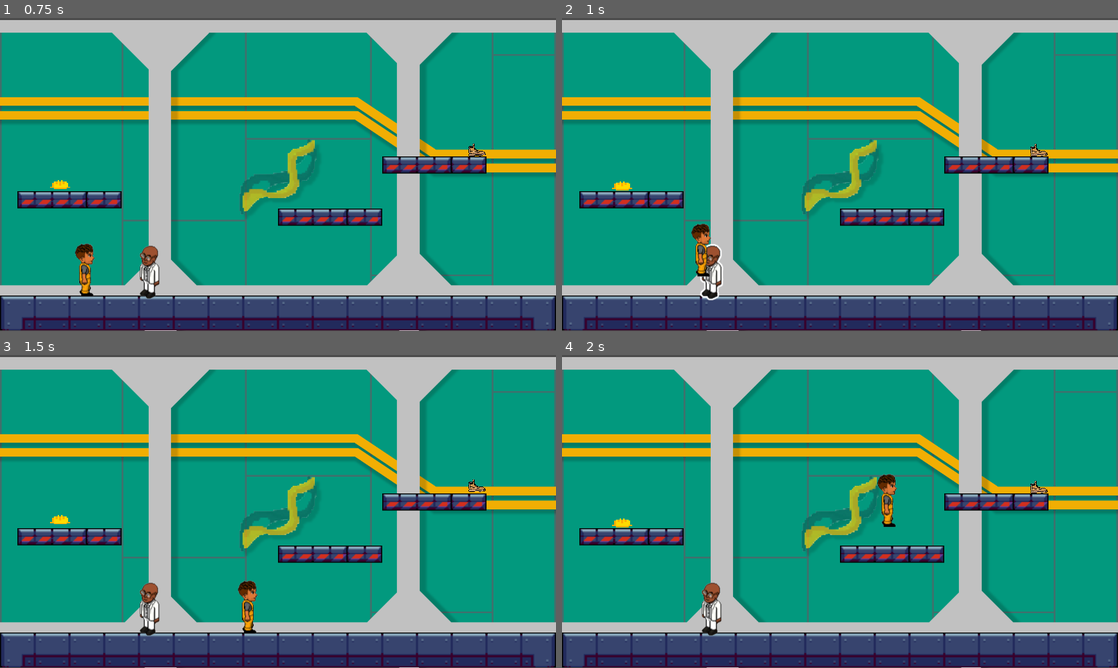
Above: before the commit, frames 1-4 (two rows, left to right).
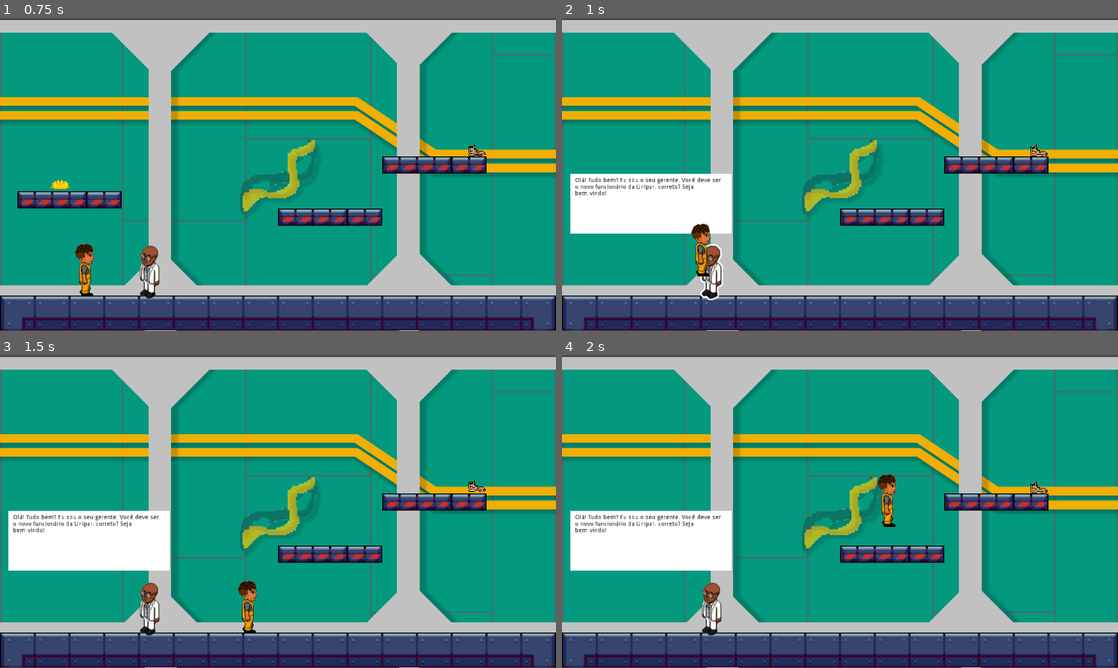
Above: after the commit, the same moments.

Repository: 2023M1T6-Inteli/grupo5
Game: Godot game, scene res://scenes/main.tscn
Two runs of this game, one before a commit and one after it. Both use one fixed random seed, a clock stepped at 60 frames per second and the inputs below.
Inputs:
- Up to frame 1 (0.75 s): hold D (move_right) from 0.53 s (still down); hold E (interact) from 0.53 s (still down)
- Up to frame 2 (1 s): keep holding D (move_right); keep holding E (interact); tap W (jump) at 0.77 s
- Up to frame 3 (1.5 s): keep holding D (move_right); release E (interact) at 1.28 s; tap E (interact) at 1.35 s
- Up to frame 4 (2 s): keep holding D (move_right); tap W (jump) at 1.52 s

Frame 1 is identical in both runs. In frame 2, 5.5% of the frame differs, in the area x 1-31%, y 49-69%; in frame 3, 5.5%; in frame 4, 5.5%.

Commit message:
feat: dialog box with npc

Diff:
--- /dev/null
+++ b/src/scenes/Dialog_box.tscn
@@ -0,0 +1,95 @@
+[gd_scene load_steps=5 format=2]
+
+[ext_resource path="res://Assets/Photo/pngtree-an-old-chinese-doctor-in-a-white-lab-coat-during-the-image_792525.jpg" type="Texture" id=1]
+[ext_resource path="res://Scripts/Dialog_box.gd" type="Script" id=2]
+[ext_resource path="res://Assets/Photo/icon.png" type="Texture" id=3]
+
+[sub_resource type="Theme" id=1]
+LinkButton/colors/font_color = Color( 0.0627451, 0.0588235, 0.0588235, 1 )
+LinkButton/colors/font_color_focus = Color( 0.0431373, 0.0431373, 0.0431373, 1 )
+LinkButton/colors/font_color_hover = Color( 0.0509804, 0.0470588, 0.0470588, 1 )
+LinkButton/colors/font_color_pressed = Color( 0.0705882, 0.0666667, 0.0666667, 1 )
+
+[node name="Dialog_box" type="Control"]
+anchor_right = 1.0
+anchor_bottom = 1.0
+theme = SubResource( 1 )
+script = ExtResource( 2 )
+
+[node name="ColorRect" type="ColorRect" parent="."]
+anchor_top = 1.0
+anchor_right = 1.0
+anchor_bottom = 1.0
+margin_top = -106.0
+
+[node name="photo" type="TextureRect" parent="."]
+anchor_top = 1.0
+anchor_bottom = 1.0
+margin_left = 47.0
+margin_top = -140.0
+margin_right = 139.0
+margin_bottom = -52.0
+
+[node name="Icon" type="Sprite" parent="photo"]
+position = Vector2( 23.1572, 20.0312 )
+scale = Vector2( 0.168836, 0.202816 )
+texture = ExtResource( 1 )
+
+[node name="name" type="Label" parent="."]
+margin_left = 130.0
+margin_top = 620.0
+margin_right = 470.0
+margin_bottom = 635.0
+custom_colors/font_color = Color( 0.00392157, 0.00392157, 0.00392157, 1 )
+text = "QUÍMICO EXPERIENTE"
+autowrap = true
+
+[node name="questions" type="Label" parent="."]
+anchor_top = 1.0
+anchor_right = 1.0
+anchor_bottom = 1.0
+margin_left = 142.0
+margin_top = -78.0
+margin_right = -24.0
+margin_bottom = -49.0
+custom_colors/font_color = Color( 0, 0, 0, 1 )
+text = "Teste de Pergunta"
+autowrap = true
+
+[node name="escolhas" type="VBoxContainer" parent="."]
+margin_left = 152.0
+margin_top = 688.0
+margin_right = 694.0
+margin_bottom = 738.0
+
+[node name="Label" type="Label" parent="escolhas"]
+margin_right = 542.0
+margin_bottom = 14.0
+custom_colors/font_color = Color( 0.0352941, 0.0352941, 0.0352941, 1 )
+text = "Escolha 1"
+autowrap = true
+
+[node name="Label2" type="Label" parent="escolhas"]
+margin_top = 18.0
+margin_right = 542.0
+margin_bottom = 32.0
+custom_colors/font_color = Color( 0.0352941, 0.0352941, 0.0352941, 1 )
+text = "Escolha 2"
+autowrap = true
+
+[node name="Label3" type="Label" parent="escolhas"]
+margin_top = 36.0
+margin_right = 542.0
+margin_bottom = 50.0
+custom_colors/font_color = Color( 0.0352941, 0.0352941, 0.0352941, 1 )
+text = "Escolha 3"
+autowrap = true
+
+[node name="proximo" type="TextureButton" parent="."]
+margin_left = 1185.0
+margin_top = 647.0
+margin_right = 1249.0
+margin_bottom = 711.0
+texture_normal = ExtResource( 3 )
+
+[connection signal="pressed" from="proximo" to="." method="_on_proximo_pressed"]
--- /dev/null
+++ b/src/scenes/dialog.gd
@@ -0,0 +1,39 @@
+extends Node2D
+var dialog_box = preload("res://scenes/Dialog_box.tscn")
+var inst = null
+var on_screen = false
+var current_dialog = 0
+
+var dialogue := {
+	0 : {
+		"name"  : "Químico Experiente",
+		"photo" : "velho_de_valeco.png",
+		"question" : "Olá! Tudo bem? Eu sou o seu gerente. Você deve ser o novo funcionário da Unipar, correto? Seja bem-vindo!",
+		"options"  : [
+			{"text" : "Olá! Sou eu mesmo. O novo funcionário! Estou aqui para aprender sobre o dia a dia na empresa e quais protocolos devo seguir para manter a minha segurança .", "next": 1 },
+		]
+	},
+
+	1 : {
+		"name"  : "Químico Experiente",
+		"photo" : "velho_de_valeco.png",
+		"question" : "Certo! Você já pode conhecer as áreas da nossa fábrica e suas regras. Mas antes, pegue os EPI's e fique seguro! Ocorreu um acidente em uma fábrica de uma de nossas concorrentes aqui em Camaçari e não queremos que o mesmo acnteça aqui! Vamos lá! Você tem muito a fazer! ",
+		"options"  : [
+			{"text" : "Pode deixar! Estou super confiante para o primeiro dia!.", "next": -1 },
+		]
+	},
+}
+
+func start_dialog() -> void:
+	on_screen = false
+	inst = dialog_box.instance()
+	inst.conversation_data = dialogue
+	$ui_canvas/Control.add_child(inst)
+
+func change_dialog():
+
+func _input(event: InputEvent) -> void:
+	if event.is_action_pressed("interact"):
+		inst = dialog_box.instance()
+		inst.conversation_data = dialogue
+		$ui_canvas/Control.add_child(inst)
--- /dev/null
+++ b/src/scenes/dialog.tscn
@@ -0,0 +1,12 @@
+[gd_scene load_steps=2 format=2]
+
+[ext_resource path="res://scenes/dialog.gd" type="Script" id=1]
+
+[node name="dialog" type="Node2D"]
+script = ExtResource( 1 )
+
+[node name="ui_canvas" type="CanvasLayer" parent="."]
+
+[node name="Control" type="Control" parent="ui_canvas"]
+anchor_right = 1.0
+anchor_bottom = 1.0
--- a/src/scenes/main.tscn
+++ b/src/scenes/main.tscn
@@ -1709,16 +1709,16 @@
 [node name="Camera2D" type="Camera2D" parent="."]
 current = true
 
-[node name="npc_quimico" parent="." instance=ExtResource( 18 )]
-position = Vector2( -300, 227 )
-
-[node name="player" parent="." groups=["Player_cap_epi"] instance=ExtResource( 15 )]
-position = Vector2( -541, 211 )
+[node name="Cap_Epi" parent="." instance=ExtResource( 17 )]
+position = Vector2( -500, 29 )
+scale = Vector2( 1.5, 1.5 )
 
 [node name="Epi" parent="." instance=ExtResource( 16 )]
 position = Vector2( 463, -55 )
 scale = Vector2( 1.5, 1.5 )
 
-[node name="Cap_Epi" parent="." instance=ExtResource( 17 )]
-position = Vector2( -500, 29 )
-scale = Vector2( 1.5, 1.5 )
+[node name="npc_quimico" parent="." instance=ExtResource( 18 )]
+position = Vector2( -300, 227 )
+
+[node name="player" parent="." groups=["Player_cap_epi"] instance=ExtResource( 15 )]
+position = Vector2( -541, 211 )
--- a/src/scenes/npc_quimic.tscn
+++ b/src/scenes/npc_quimic.tscn
@@ -23,5 +23,30 @@
 texture = ExtResource( 3 )
 flip_h = true
 
+[node name="dialog" type="ColorRect" parent="."]
+visible = false
+margin_left = -321.0
+margin_top = -229.0
+margin_right = 51.0
+margin_bottom = -91.0
+
+[node name="RichTextLabel" type="RichTextLabel" parent="dialog"]
+margin_left = 11.0
+margin_top = 9.0
+margin_right = 356.0
+margin_bottom = 125.0
+custom_colors/default_color = Color( 0, 0, 0, 1 )
+meta_underlined = false
+text = "caixa de texto"
+fit_content_height = true
+
+[node name="Button" type="Button" parent="dialog"]
+modulate = Color( 1, 1, 1, 0 )
+margin_left = 125.0
+margin_top = 2.0
+margin_right = 373.0
+margin_bottom = 137.0
+
 [connection signal="body_entered" from="." to="." method="_on_npc_quimico_body_entered"]
 [connection signal="body_exited" from="." to="." method="_on_npc_quimico_body_exited"]
+[connection signal="pressed" from="dialog/Button" to="." method="_on_Button_pressed"]
--- /dev/null
+++ b/src/scripts/Dialog_box.gd
@@ -0,0 +1,44 @@
+extends Control
+
+onready var photo: TextureRect = $photo
+onready var nome: Label = $name
+onready var question: Label = $questions
+onready var choices: VBoxContainer = $escolhas
+
+var text_count = 1
+var conversation_data := {}
+var conversation_idx := 0
+var data
+
+func _ready() -> void:
+	_setup(conversation_idx)
+
+func _setup(section: int) -> void:
+	data = conversation_data[section]
+	nome.text = data.name
+	question.text = data.question
+	photo.texture = load("res://Assets/Photo/" + data.photo)
+
+	for child in choices.get_children():
+		child.queue_free()
+
+	for option in data.options:
+		var button = LinkButton.new()
+		button.underline = LinkButton.UNDERLINE_MODE_ON_HOVER
+		button.text = option.text
+		button.connect("pressed", self, "on_button_pressed", [option.next])
+		choices.add_child(button)
+
+
+
+func _on_button_pressed(next) -> void:
+	if next == -1:
+		queue_free()
+	else:
+		_setup(next)
+
+
+
+
+func _on_proximo_pressed():
+	_setup(text_count)
--- a/src/scripts/npc_quimic.gd
+++ b/src/scripts/npc_quimic.gd
@@ -1,7 +1,39 @@
 extends Area2D
+
+var dialogues = [
+	"Olá! Tudo bem? Eu sou o seu gerente. Você deve ser o novo funcionário da Unipar, correto? Seja bem-vindo!",
+	"Olá! Sou eu mesmo. O novo funcionário! Estou aqui para aprender sobre o dia a dia na empresa e quais protocolos devo seguir para manter a minha segurança.",
+	"Certo! Você já pode conhecer as áreas da nossa fábrica e suas regras. Mas antes, pegue os EPI's e fique seguro! Ocorreu um acidente em uma fábrica de uma de nossas concorrentes aqui em Camaçari e não queremos que o mesmo acnteça aqui! Vamos lá! Você tem muito a fazer!",
+	"Pode deixar! Estou super confiante para o primeiro dia!."
+]
+
+var can_interact = false
+var current = 0
 
 func _on_npc_quimico_body_entered(_body): # essa função detecta a entrada do player
 	$Stroke.visible = true
+	can_interact = true
 
 func _on_npc_quimico_body_exited(_body):
 	$Stroke.visible = false
+	can_interact = false
+
+func load_dialogue():
+	$dialog.visible = true
+	_on_Button_pressed()
+
+func close_dialogue():
+	$dialog.visible = false
+	current = 0
+
+func _process(_delta):
+	if (not $dialog.visible and can_interact and Input.is_action_pressed("interact")):
+		print('teste')
+		load_dialogue()
+
+func _on_Button_pressed():
+	if current >= len(dialogues):
+		close_dialogue()
+		return
+	$dialog/RichTextLabel.text = dialogues[current]
+	current += 1
--- a/src/scripts/player.gd
+++ b/src/scripts/player.gd
@@ -35,6 +35,7 @@
 		sprite.flip_h = true # inverte o sentido da sprite ao mudar de lado
 
 
+
 func _physics_process(delta):
 	get_input() # chama a função do get input (movimentação)
 	velocity.y += gravity * delta # atualiza a velocidade no eixo y com o valor da gravidade
Binary file added: src/assets/photo/icon.png
Not shown, added: src/assets/photo/icon.png.import
Binary file added: src/assets/photo/pngtree-an-old-chinese-doctor-in-a-white-lab-coat-during-the-image_792525.jpg
Not shown, added: src/assets/photo/pngtree-an-old-chinese-doctor-in-a-white-lab-coat-during-the-image_792525.jpg.import
Binary file added: src/assets/photo/vecteezy_arrow-icon-png-arrows-sign-png-black-arrows-png_9378164_777.png
Not shown, added: src/assets/photo/vecteezy_arrow-icon-png-arrows-sign-png-black-arrows-png_9378164_777.png.import
